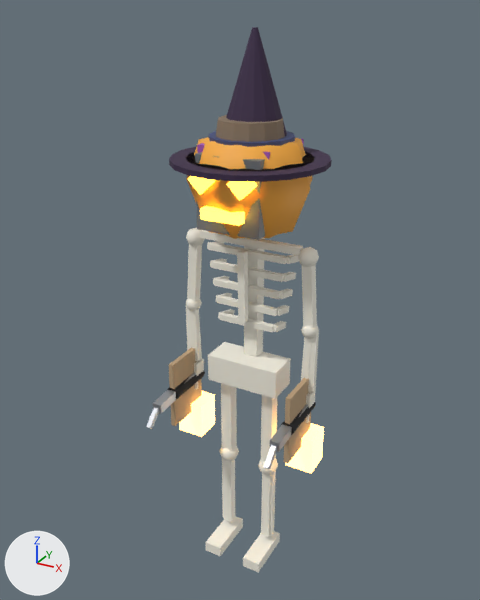
The glTF model public/models/skeleton.glb: old version first, new version second.
Rendered twice from a 50 mm camera at (1.16, -2.19, 2.36) aimed at (-0.04, 0.0, 1.26). The axes (+X, +Y, +Z) are drawn at lower left. The lights are the same throughout. The first picture is the older version. Where no turn or scale is listed for an object, it has been applied to the vertices.

Script lines for the objects in view, before the commit:
```python
me_lowerleg_l = bpy.data.meshes.new('LowerLeg_L')
me_lowerleg_l.from_pydata(...)  # a box spanning x -0.02..0.02, y -0.02..0.02, z -0.39..0.0; a box spanning x 0.007..0.032, y -0.013..0.013, z -0.39..0.0
me_lowerleg_l.materials.append(mat_bone)  # white #f6f2e5
me_torso = bpy.data.meshes.new('Torso')
me_torso.from_pydata(...)  # a box spanning x -0.03..0.03, y 0.01..0.07, z -0.04..0.53
me_torso.materials.append(mat_bone)  # white #f6f2e5
me_upperleg_r = bpy.data.meshes.new('UpperLeg_R')
me_upperleg_r.from_pydata(...)  # a box spanning x -0.025..0.025, y -0.025..0.025, z -0.4..0.0
me_upperleg_r.materials.append(mat_bone)  # white #f6f2e5
ob_lowerleg_l = bpy.data.objects.new('LowerLeg_L', me_lowerleg_l)
ob_lowerleg_l.location = (0.1, 0.0, 0.49)
ob_torso = bpy.data.objects.new('Torso', me_torso)
ob_torso.parent = ob_hips
ob_torso.location = (0.0, 0.0, 0.07)
ob_upperleg_r = bpy.data.objects.new('UpperLeg_R', me_upperleg_r)
ob_upperleg_r.location = (-0.1, 0.0, 0.9)
# also in view: 'PumpkinHead' at (0.01, 0.0, 1.76); 'Ribcage' at (0.0, 0.0, 1.34); 'Lantern_Glass' at (0.27, 0.0, 0.65); 'Witch_Cone' at (0.0, 0.03, 2.07); 'UpperLeg_L' at (0.1, 0.0, 0.7)
```
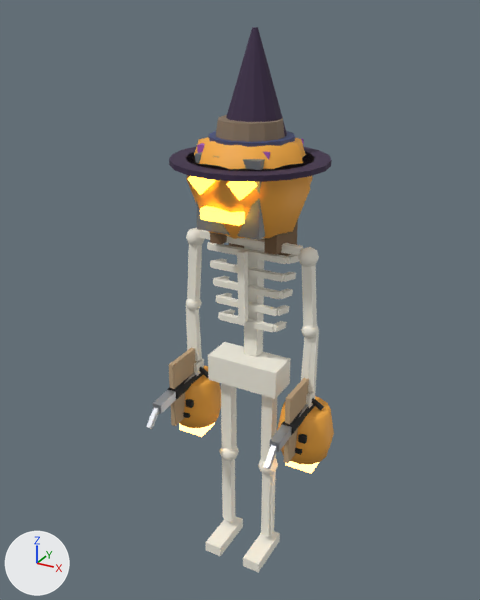
Boxes [x1, y1, x2, y2] around the edits, measured in the pictures (480 x 600 px):
'CandyBag_Pail', added (orange)
    after: [277, 396, 334, 464]
'CandyBag_Pail.001', added (orange)
    after: [179, 366, 221, 428]
'LongHair', added (brown)
    after: [210, 220, 298, 256]
'CandyBag_Face', added
    after: [295, 434, 307, 455]
'CandyBag_Face.001', added
    after: [183, 399, 194, 418]
'CandyBag_Handle', added (mostly hidden)
    after: [312, 398, 324, 410]
'CandyBag_Handle.001', added (mostly hidden)
    after: [199, 367, 208, 378]

The change, as a list of edits to the scene's bpy script:
```text
Add mat_c_hair:
    mat_c_hair = principled_material('C_Hair')
    mat_c_hair.base_color = (0.2, 0.12, 0.06)  # brown #7c6145
    mat_c_hair.roughness = 0.9
Add me_candybag_pail_001:
    me_candybag_pail_001.from_pydata(...)  # 57 vertices, 110 faces; spans x -0.12..0.12, y -0.117..0.117, z -0.24..-0.01
    me_candybag_pail_001.materials.append(mat_pumpkin)  # orange #f9ad3f
Add me_candybag_handle_001:
    me_candybag_handle_001.from_pydata(...)  # 16 vertices, 24 faces; spans x -0.0737..0.0737, y -0.0075..0.0075, z -0.0065..0.0465
    me_candybag_handle_001.materials.append(mat_c_dark)  # black #272727
Add me_candybag_face_001:
    me_candybag_face_001.from_pydata(...)  # a box spanning x -0.05..-0.02, y -0.12..-0.1, z -0.105..-0.075; a box spanning x 0.02..0.05, y -0.12..-0.1, z -0.105..-0.075; a box spanning x -0.035..0.035, y -0.125..-0.105, z -0.16..-0.14
    me_candybag_face_001.materials.append(mat_c_dark)  # black #272727
Add me_candybag_pail:
    me_candybag_pail.from_pydata(...)  # 57 vertices, 110 faces; spans x -0.12..0.12, y -0.117..0.117, z -0.24..-0.01
    me_candybag_pail.materials.append(mat_pumpkin)  # orange #f9ad3f
Add me_candybag_handle:
    me_candybag_handle.from_pydata(...)  # 16 vertices, 24 faces; spans x -0.0737..0.0737, y -0.0075..0.0075, z -0.0065..0.0465
    me_candybag_handle.materials.append(mat_c_dark)  # black #272727
Add me_candybag_face:
    me_candybag_face.from_pydata(...)  # a box spanning x -0.05..-0.02, y -0.12..-0.1, z -0.105..-0.075; a box spanning x 0.02..0.05, y -0.12..-0.1, z -0.105..-0.075; a box spanning x -0.035..0.035, y -0.125..-0.105, z -0.16..-0.14
    me_candybag_face.materials.append(mat_c_dark)  # black #272727
Add me_longhair:
    me_longhair.from_pydata(...)  # a box spanning x -0.135..0.135, y 0.07..0.15, z -0.16..0.2; a box spanning x 0.095..0.145, y -0.06..0.1, z -0.09..0.21; a box spanning x -0.145..-0.095, y -0.06..0.1, z -0.09..0.21; a box spanning x -0.14..0.14, y -0.12..-0.06, z 0.23..0.29
    me_longhair.materials.append(mat_c_hair)  # brown #7c6145
Add ob_candybag_pail_001:
    ob_candybag_pail_001 = bpy.data.objects.new('CandyBag_Pail.001', me_candybag_pail_001)
    ob_candybag_pail_001.location = (-0.27, 0.0, 0.86)
Add ob_candybag_handle_001:
    ob_candybag_handle_001 = bpy.data.objects.new('CandyBag_Handle.001', me_candybag_handle_001)
    ob_candybag_handle_001.location = (-0.27, 0.0, 0.86)
Add ob_candybag_face_001:
    ob_candybag_face_001 = bpy.data.objects.new('CandyBag_Face.001', me_candybag_face_001)
    ob_candybag_face_001.location = (-0.27, 0.0, 0.86)
Add ob_candybag_pail:
    ob_candybag_pail = bpy.data.objects.new('CandyBag_Pail', me_candybag_pail)
    ob_candybag_pail.location = (0.27, 0.0, 0.86)
Add ob_candybag_handle:
    ob_candybag_handle = bpy.data.objects.new('CandyBag_Handle', me_candybag_handle)
    ob_candybag_handle.location = (0.27, 0.0, 0.86)
Add ob_candybag_face:
    ob_candybag_face = bpy.data.objects.new('CandyBag_Face', me_candybag_face)
    ob_candybag_face.location = (0.27, 0.0, 0.86)
Add ob_longhair:
    ob_longhair = bpy.data.objects.new('LongHair', me_longhair)
    ob_longhair.location = (0.0, 0.0, 1.6)
```
